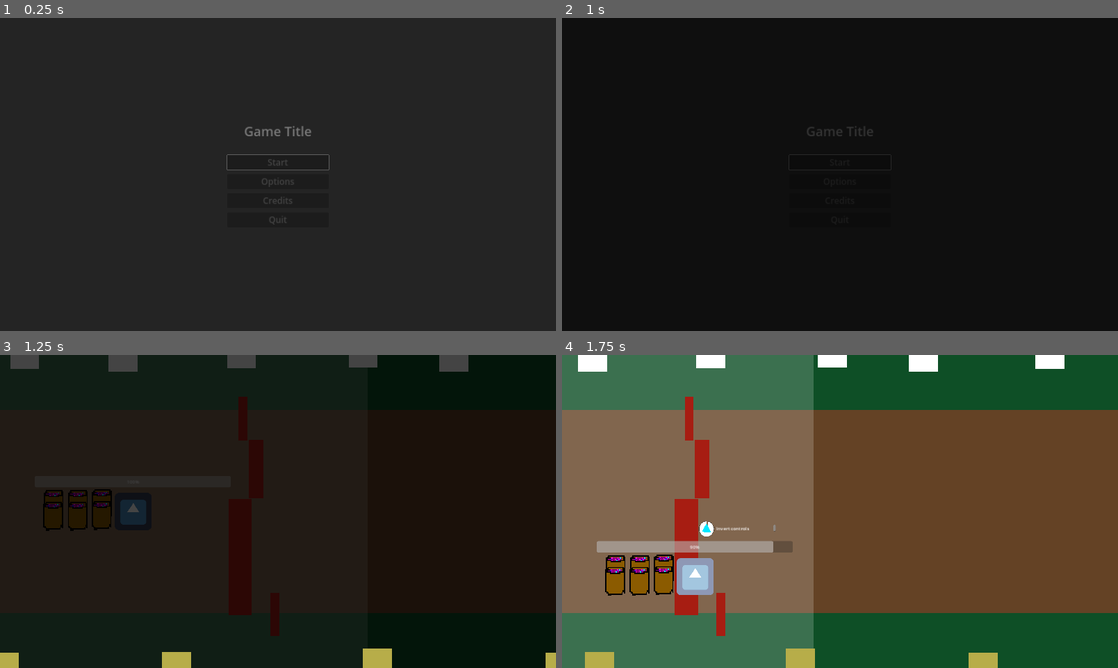
Above: before the commit, frames 1-4 (two rows, left to right).
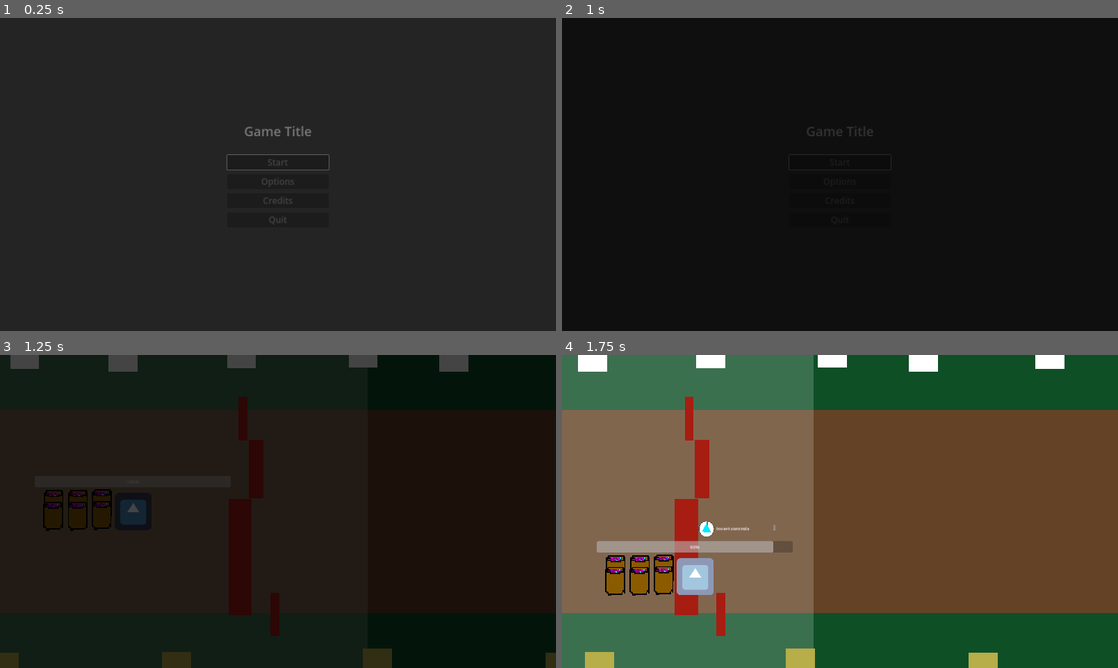
Above: after the commit, the same moments.

Repository: hsandt/ld53
Game: Godot game, scene res://scenes/main_menu_scene.tscn
Same seed, same stepped clock (60 frames per second), same inputs: the game is played once before the commit and once after it. The engine's default icon, where the game draws it, is replaced by a stand-in: a white triangle on a blue panel in a dark square.
Inputs (mouse positions are in pixels of both pictures, inside the frame that each line leads up to):
- Up to frame 1 (0.25 s): no input
- Up to frame 2 (1 s): tap Enter (ui_accept) at 0.5, 0.77 s; move the mouse to (962, 158) at 0.52 s; hold Right (ui_right) from 0.53 s (still down); hold M (app_next_resolution) from 0.53 s (still down); click (962, 158) at 0.67 s
- Up to frame 3 (1.25 s): keep holding Right (ui_right); keep holding M (app_next_resolution)
- Up to frame 4 (1.75 s): move the mouse to (728, 527) at 1.27 s; release Right (ui_right) at 1.28 s; release M (app_next_resolution) at 1.28 s; hold S (down) from 1.28 s (still down); tap N (app_prev_resolution) at 1.35 s; tap Enter (ui_accept) at 1.52 s

Frames 1-2 are identical in both runs. In frame 3, 0.9% of the frame differs, in the area x 0-100%, y 93-100%; in frame 4, nothing differs.

Commit message:
[Level] Also extract parallax layers so we can actually see the road and place guides again in extracted map

Diff:
--- a/prefabs/ingame/map.tscn
+++ b/prefabs/ingame/map.tscn
@@ -1,12 +1,14 @@
-[gd_scene load_steps=4 format=3 uid="uid://cx7hm8oswyiu"]
+[gd_scene load_steps=5 format=3 uid="uid://cx7hm8oswyiu"]
 
 [ext_resource type="PackedScene" uid="uid://clbkj8klm4my3" path="res://prefabs/ingame/obstacle_big.tscn" id="1_kox13"]
 [ext_resource type="PackedScene" uid="uid://ybj4svsavf4f" path="res://prefabs/ingame/obstacle_medium.tscn" id="2_5vsc1"]
 [ext_resource type="PackedScene" uid="uid://b4r6q2xh20e8w" path="res://prefabs/ingame/obstacle_small.tscn" id="3_6tmyp"]
+[ext_resource type="Texture2D" uid="uid://d0vvv3dcec8mu" path="res://sprites/white_square_1x1.png" id="4_kfb44"]
 
 [node name="Map" type="Node2D"]
 position = Vector2(0, -1)
 metadata/_edit_lock_ = true
+metadata/_edit_horizontal_guides_ = [-349.0, 347.0]
 
 [node name="Obstacles" type="Node2D" parent="."]
 
@@ -25,3 +27,87 @@
 [node name="obstacle_small2" parent="Obstacles" instance=ExtResource("3_6tmyp")]
 position = Vector2(639, 356)
 metadata/_edit_lock_ = true
+
+[node name="ParallaxBackground" type="ParallaxBackground" parent="."]
+layer = -1
+
+[node name="ParallaxLayer Floor" type="ParallaxLayer" parent="ParallaxBackground"]
+motion_mirroring = Vector2(1920, 0)
+
+[node name="Node2D" type="Node2D" parent="ParallaxBackground/ParallaxLayer Floor"]
+position = Vector2(960, 0)
+
+[node name="Floor Full" type="Sprite2D" parent="ParallaxBackground/ParallaxLayer Floor/Node2D"]
+modulate = Color(0.054902, 0.309804, 0.14902, 1)
+z_index = -1
+scale = Vector2(1920, 1080)
+texture = ExtResource("4_kfb44")
+
+[node name="Floor Playable Area" type="Sprite2D" parent="ParallaxBackground/ParallaxLayer Floor/Node2D"]
+modulate = Color(0.392157, 0.258824, 0.145098, 1)
+scale = Vector2(1920, 700)
+texture = ExtResource("4_kfb44")
+metadata/_edit_lock_ = true
+
+[node name="ParallaxLayer Background" type="ParallaxLayer" parent="ParallaxBackground"]
+motion_scale = Vector2(0.8, 1)
+motion_mirroring = Vector2(1920, 0)
+
+[node name="Node2D2" type="Node2D" parent="ParallaxBackground/ParallaxLayer Background"]
+position = Vector2(960, 0)
+
+[node name="Sprite2D" type="Sprite2D" parent="ParallaxBackground/ParallaxLayer Background/Node2D2"]
+position = Vector2(-783, -532)
+scale = Vector2(100, 100)
+texture = ExtResource("4_kfb44")
+
+[node name="Sprite2D2" type="Sprite2D" parent="ParallaxBackground/ParallaxLayer Background/Node2D2"]
+position = Vector2(-374, -544)
+scale = Vector2(100, 100)
+texture = ExtResource("4_kfb44")
+
+[node name="Sprite2D3" type="Sprite2D" parent="ParallaxBackground/ParallaxLayer Background/Node2D2"]
+position = Vector2(46, -547)
+scale = Vector2(100, 100)
+texture = ExtResource("4_kfb44")
+
+[node name="Sprite2D4" type="Sprite2D" parent="ParallaxBackground/ParallaxLayer Background/Node2D2"]
+position = Vector2(360, -533)
+scale = Vector2(100, 100)
+texture = ExtResource("4_kfb44")
+
+[node name="Sprite2D5" type="Sprite2D" parent="ParallaxBackground/ParallaxLayer Background/Node2D2"]
+position = Vector2(797, -542)
+scale = Vector2(100, 100)
+texture = ExtResource("4_kfb44")
+
+[node name="ParallaxForeground" type="ParallaxBackground" parent="."]
+layer = 1
+
+[node name="ParallaxLayer Foreground" type="ParallaxLayer" parent="ParallaxForeground"]
+motion_scale = Vector2(1.2, 1)
+motion_mirroring = Vector2(1920, 0)
+
+[node name="Node2D" type="Node2D" parent="ParallaxForeground/ParallaxLayer Foreground"]
+position = Vector2(960, 0)
+
+[node name="Sprite2D" type="Sprite2D" parent="ParallaxForeground/ParallaxLayer Foreground/Node2D"]
+modulate = Color(0.717647, 0.678431, 0.286275, 1)
+z_index = 17
+position = Vector2(-723, 535)
+scale = Vector2(100, 100)
+texture = ExtResource("4_kfb44")
+
+[node name="Sprite2D2" type="Sprite2D" parent="ParallaxForeground/ParallaxLayer Foreground/Node2D"]
+modulate = Color(0.717647, 0.678431, 0.286275, 1)
+z_index = 17
+position = Vector2(-28, 523)
+scale = Vector2(100, 100)
+texture = ExtResource("4_kfb44")
+
+[node name="Sprite2D3" type="Sprite2D" parent="ParallaxForeground/ParallaxLayer Foreground/Node2D"]
+modulate = Color(0.717647, 0.678431, 0.286275, 1)
+z_index = 17
+position = Vector2(603, 538)
+scale = Vector2(100, 100)
+texture = ExtResource("4_kfb44")
--- a/scenes/first_scene.tscn
+++ b/scenes/first_scene.tscn
@@ -34,90 +34,6 @@
 [node name="CanvasLayer" type="CanvasLayer" parent="."]
 
 [node name="PauseMenu" parent="CanvasLayer" instance=ExtResource("2_afo14")]
-
-[node name="ParallaxBackground" type="ParallaxBackground" parent="."]
-layer = -1
-
-[node name="ParallaxLayer Floor" type="ParallaxLayer" parent="ParallaxBackground"]
-motion_mirroring = Vector2(1920, 0)
-
-[node name="Node2D" type="Node2D" parent="ParallaxBackground/ParallaxLayer Floor"]
-position = Vector2(960, 0)
-
-[node name="Floor Full" type="Sprite2D" parent="ParallaxBackground/ParallaxLayer Floor/Node2D"]
-modulate = Color(0.054902, 0.309804, 0.14902, 1)
-z_index = -1
-scale = Vector2(1920, 1080)
-texture = ExtResource("1_pefx0")
-
-[node name="Floor Playable Area" type="Sprite2D" parent="ParallaxBackground/ParallaxLayer Floor/Node2D"]
-modulate = Color(0.392157, 0.258824, 0.145098, 1)
-scale = Vector2(1920, 700)
-texture = ExtResource("1_pefx0")
-metadata/_edit_lock_ = true
-
-[node name="ParallaxLayer Background" type="ParallaxLayer" parent="ParallaxBackground"]
-motion_scale = Vector2(0.8, 1)
-motion_mirroring = Vector2(1920, 0)
-
-[node name="Node2D2" type="Node2D" parent="ParallaxBackground/ParallaxLayer Background"]
-position = Vector2(960, 0)
-
-[node name="Sprite2D" type="Sprite2D" parent="ParallaxBackground/ParallaxLayer Background/Node2D2"]
-position = Vector2(-783, -532)
-scale = Vector2(100, 100)
-texture = ExtResource("1_pefx0")
-
-[node name="Sprite2D2" type="Sprite2D" parent="ParallaxBackground/ParallaxLayer Background/Node2D2"]
-position = Vector2(-374, -544)
-scale = Vector2(100, 100)
-texture = ExtResource("1_pefx0")
-
-[node name="Sprite2D3" type="Sprite2D" parent="ParallaxBackground/ParallaxLayer Background/Node2D2"]
-position = Vector2(46, -547)
-scale = Vector2(100, 100)
-texture = ExtResource("1_pefx0")
-
-[node name="Sprite2D4" type="Sprite2D" parent="ParallaxBackground/ParallaxLayer Background/Node2D2"]
-position = Vector2(360, -533)
-scale = Vector2(100, 100)
-texture = ExtResource("1_pefx0")
-
-[node name="Sprite2D5" type="Sprite2D" parent="ParallaxBackground/ParallaxLayer Background/Node2D2"]
-position = Vector2(797, -542)
-scale = Vector2(100, 100)
-texture = ExtResource("1_pefx0")
-
-[node name="ParallaxForeground" type="ParallaxBackground" parent="."]
-layer = 1
-
-[node name="ParallaxLayer Foreground" type="ParallaxLayer" parent="ParallaxForeground"]
-motion_scale = Vector2(1.2, 1)
-motion_mirroring = Vector2(1920, 0)
-
-[node name="Node2D" type="Node2D" parent="ParallaxForeground/ParallaxLayer Foreground"]
-position = Vector2(960, 0)
-
-[node name="Sprite2D" type="Sprite2D" parent="ParallaxForeground/ParallaxLayer Foreground/Node2D"]
-modulate = Color(0.717647, 0.678431, 0.286275, 1)
-z_index = 17
-position = Vector2(-723, 535)
-scale = Vector2(100, 100)
-texture = ExtResource("1_pefx0")
-
-[node name="Sprite2D2" type="Sprite2D" parent="ParallaxForeground/ParallaxLayer Foreground/Node2D"]
-modulate = Color(0.717647, 0.678431, 0.286275, 1)
-z_index = 17
-position = Vector2(-28, 523)
-scale = Vector2(100, 100)
-texture = ExtResource("1_pefx0")
-
-[node name="Sprite2D3" type="Sprite2D" parent="ParallaxForeground/ParallaxLayer Foreground/Node2D"]
-modulate = Color(0.717647, 0.678431, 0.286275, 1)
-z_index = 17
-position = Vector2(603, 538)
-scale = Vector2(100, 100)
-texture = ExtResource("1_pefx0")
 
 [node name="Map" parent="." instance=ExtResource("6_d44rd")]
 
